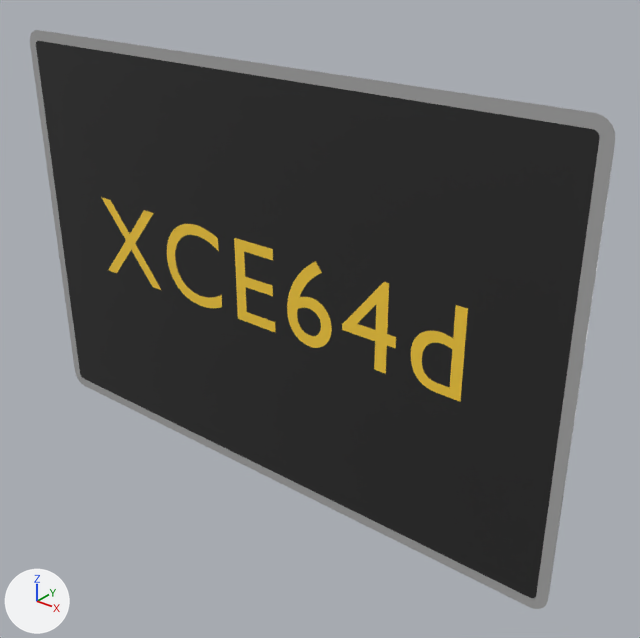
The glTF model panneaux/19_X_dynamiques/XCE64d.glb as it was, and as the next commit left it.
One viewpoint serves both versions: a camera (50 mm lens) standing at (0.989, -1.067, 0.648) and looking at (0.096, 0.049, -0.044). The axes (+X, +Y, +Z) are drawn at lower left. The lights are the same throughout. The first picture is the older version. Where no turn or scale is listed for an object, it has been applied to the vertices. Vertices at exactly the same position are counted once.

The scene before the commit, as lines of its bpy script (objects in view):
```python
me_cadre_014 = bpy.data.meshes.new('cadre.014')
me_cadre_014.from_pydata(...)  # 48 vertices, 92 faces; spans x -0.6..0.6, y 0.0, z -0.4..0.4
me_cadre_014.materials.append(mat_gris_panneau)  # grey #aaaaaa
me_fond_014 = bpy.data.meshes.new('fond.014')
me_fond_014.from_pydata(...)  # 48 vertices, 92 faces; spans x -0.58..0.58, y 0.0, z -0.38..0.38
me_fond_014.materials.append(mat_noir_pictogramme)  # black #272727
me_t_025 = bpy.data.meshes.new('t.025')
me_t_025.from_pydata(...)  # 672 vertices, 1332 faces; spans x -0.431..0.417, y 0.0, z -0.072..0.092
me_t_025.materials.append(mat_ambre_dynamique)  # yellow #ffd33f
ob_xce64d_cadre00 = bpy.data.objects.new('XCE64d_cadre00', me_cadre_014)
ob_xce64d_cadre00.location = (0.0, -0.002, 0.0)
ob_xce64d_fond01 = bpy.data.objects.new('XCE64d_fond01', me_fond_014)
ob_xce64d_fond01.location = (0.0, -0.002, 0.0)
ob_xce64d_txt02 = bpy.data.objects.new('XCE64d_txt02', me_t_025)
ob_xce64d_txt02.location = (0.0, -0.002, 0.0)
```
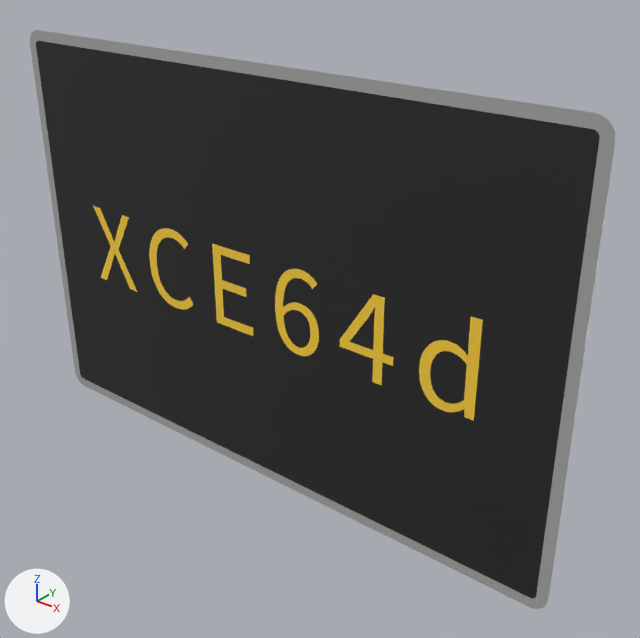
Changed parts and their boxes [x1, y1, x2, y2] in the pictures (640 x 638 px; the box of a moved part takes in the faces that stretch with it):
'XCE64d_txt02', reshaped (6% wider): before [101, 197, 468, 402]; after [93, 206, 483, 421]
part 1 of me_t_025, rebuilt (12% wider, 7% taller): before [411, 305, 468, 402]; after [419, 317, 483, 421]
part 2 of me_t_025, rebuilt: before [342, 282, 396, 374]; after [340, 294, 394, 385]
part 3 of me_t_025, rebuilt (26% narrower, 7% shorter): before [101, 197, 161, 290]; after [93, 206, 137, 292]
part 4 of me_t_025, added (yellow): after [149, 228, 193, 310]
part 5 of me_t_025, added (yellow): after [212, 244, 253, 336]
part 6 of me_t_025, moved or reshaped: before [167, 224, 332, 348]; after [275, 269, 319, 356]

Patch to the scene script:
```diff
--- a/panneaux/19_X_dynamiques/XCE64d.glb.py
+++ b/panneaux/19_X_dynamiques/XCE64d.glb.py
@@ me_t_025 @@
 # used by ob_xce64d_txt02; location = (0.0, -0.002, 0.0)
-me_t_025.from_pydata(...)  # 672 vertices, 1332 faces; spans x -0.431..0.417, y 0.0, z -0.072..0.092
+me_t_025.from_pydata(...)  # 920 vertices, 1828 faces; spans x -0.459..0.443, y 0.0, z -0.098..0.079
+# me_t_025 part 1: the loose piece of 156 vertices spanning x 0.322..0.417, y 0.0, z -0.07..0.09 is rebuilt with 208 vertices and now spans x 0.339..0.443, y 0.0, z -0.098..0.079
+# me_t_025 part 2: the loose piece of 30 vertices spanning x 0.185..0.293, y 0.0, z -0.07..0.092 is rebuilt with 78 vertices and now spans x 0.18..0.29, y 0.0, z -0.095..0.065
+# me_t_025 part 3: the loose piece of 24 vertices spanning x -0.431..-0.266, y 0.0, z -0.07..0.09 is rebuilt with 124 vertices and now spans x -0.459..-0.342, y 0.0, z -0.095..0.065
+# me_t_025 part 4: a new loose piece of 196 vertices spanning x -0.294..-0.176, y 0.0, z -0.098..0.068, in mat_ambre_dynamique (yellow #ffd33f)
+# me_t_025 part 5: a new loose piece of 24 vertices spanning x -0.114..-0.02, y 0.0, z -0.095..0.065, in mat_ambre_dynamique (yellow #ffd33f)
+# me_t_025 part 6: 460 vertices removed from x -0.242..0.163, y 0.0, z -0.072..0.092; 288 vertices added at x 0.035..0.135, y 0.0, z -0.098..0.068
 me_t_025.materials.append(mat_ambre_dynamique)
```
